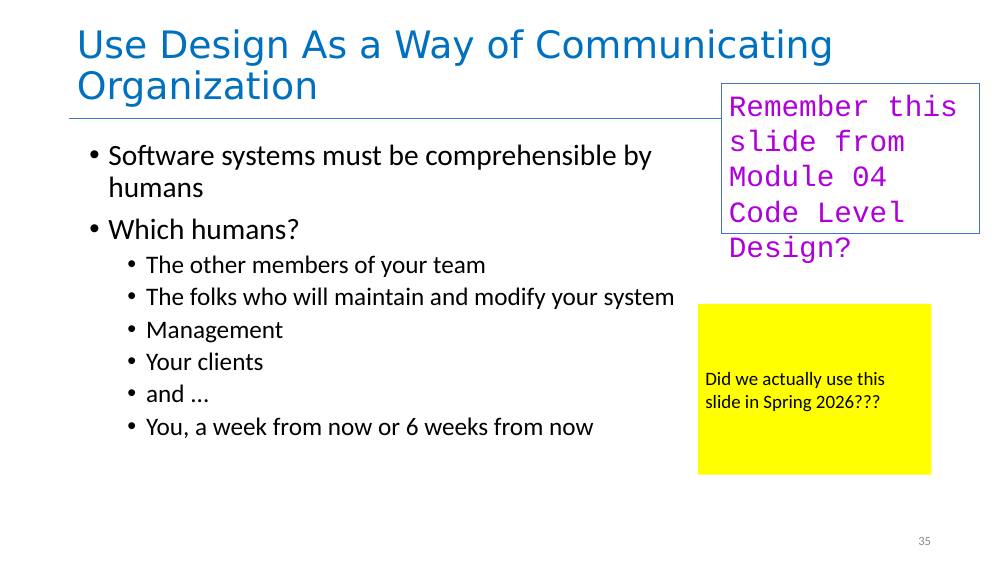
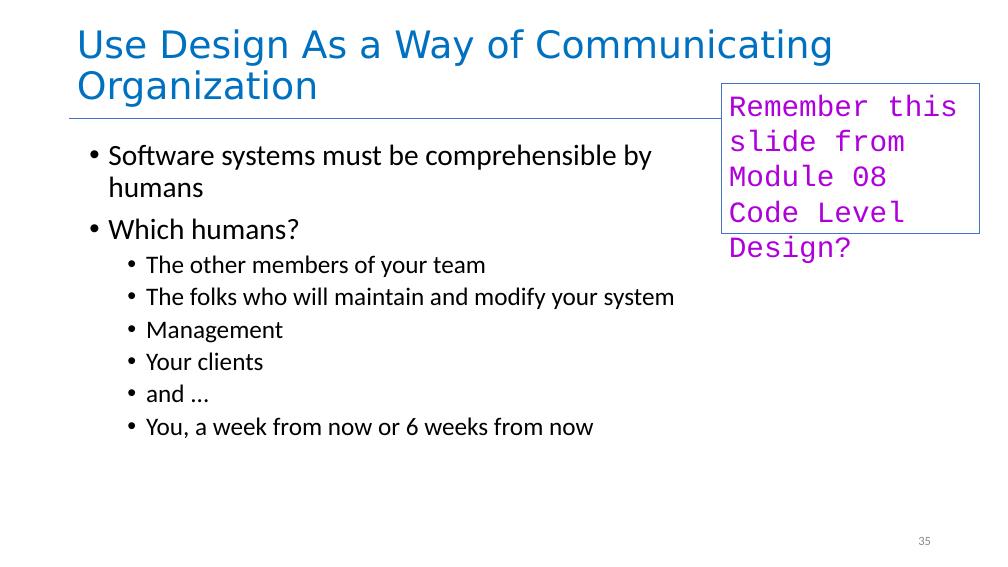
Before and after one commit to neu-se/CS4530-Spring-2026, a slide deck: slide 35 of Slides/Module 16 Using AI Agents.pptx. Drawn at 1008x567 pixels with LibreOffice and Linux fonts; fonts in the diff are those of the drawing. Boxes give left, top, right and bottom in pixels: in the first picture for what was removed or moved away, otherwise in the second. Text is boxed around its words. In the diff, an @@ line names an element or a change of style, - is before the commit and + after.

```diff
--- a/Slides/Module 16 Using AI Agents.pptx
+++ b/Slides/Module 16 Using AI Agents.pptx
@@ text in rectangle at [729,95,957,263]: text changed @@
-Remember this slide from Module 04 Code Level Design?
+Remember this slide from Module 08 Code Level Design?
@@ rectangle removed at [698,304,932,475] @@
-Did we actually use this slide in Spring 2026???
```
Also in this commit, not shown: 1 other file.
